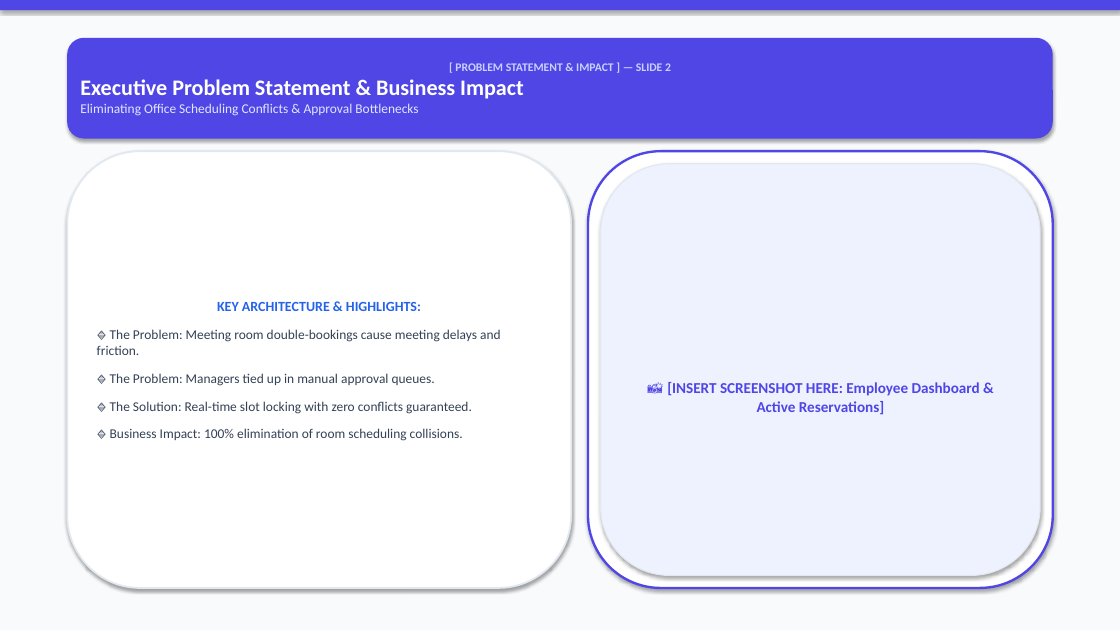
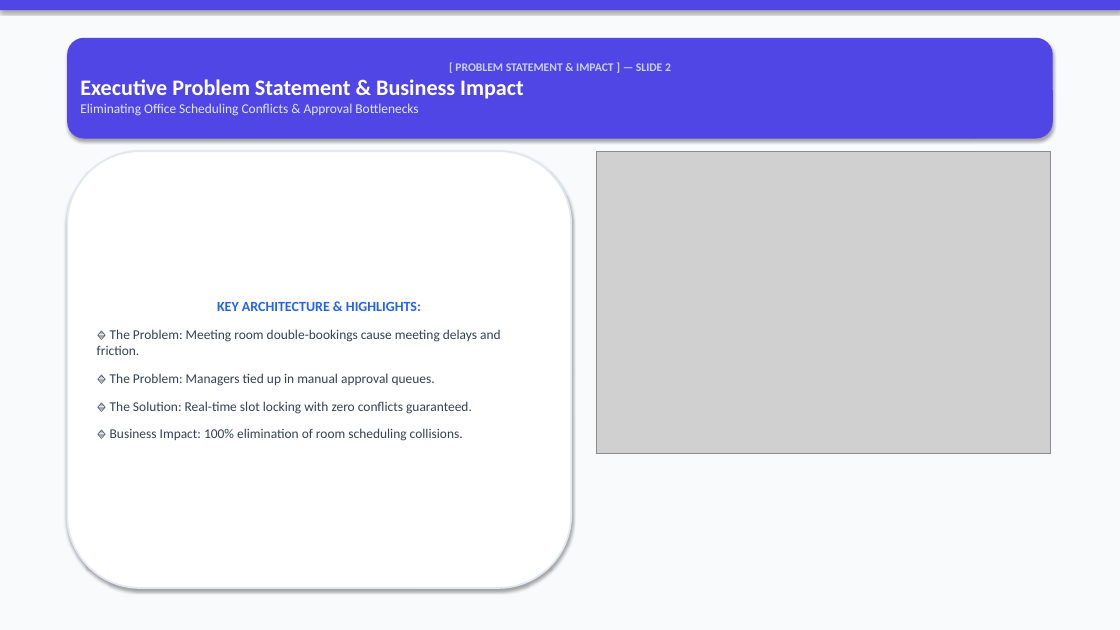
Before and after one commit to VishalMishraCSE/meeting-room-booking-system, a slide deck: slide 2 of document/PRESENTATION_DECK_SLIDES.pptx. Drawn at 1120x630 pixels with LibreOffice and Linux fonts; fonts in the diff are those of the drawing; grey boxes stand for pictures. Boxes give left, top, right and bottom in pixels: in the first picture for what was removed or moved away, otherwise in the second. Text is boxed around its words. In the diff, an @@ line names an element or a change of style, - is before the commit and + after.

Commit message:
docs: generate visual graphic cards and attach images directly onto EVERY slide (Slides 1-18) in PowerPoint deck

```diff
--- a/document/PRESENTATION_DECK_SLIDES.pptx
+++ b/document/PRESENTATION_DECK_SLIDES.pptx
@@ rounded rectangle removed at (588,151,1053,588) @@
@@ picture added at (597,151,1050,454) @@
@@ rounded rectangle removed at (601,164,1040,576) @@
-📸 [INSERT SCREENSHOT HERE: Employee Dashboard & Active Reservations]
```
Also in this commit, not shown: 17 other slides changed, 17 other files.
